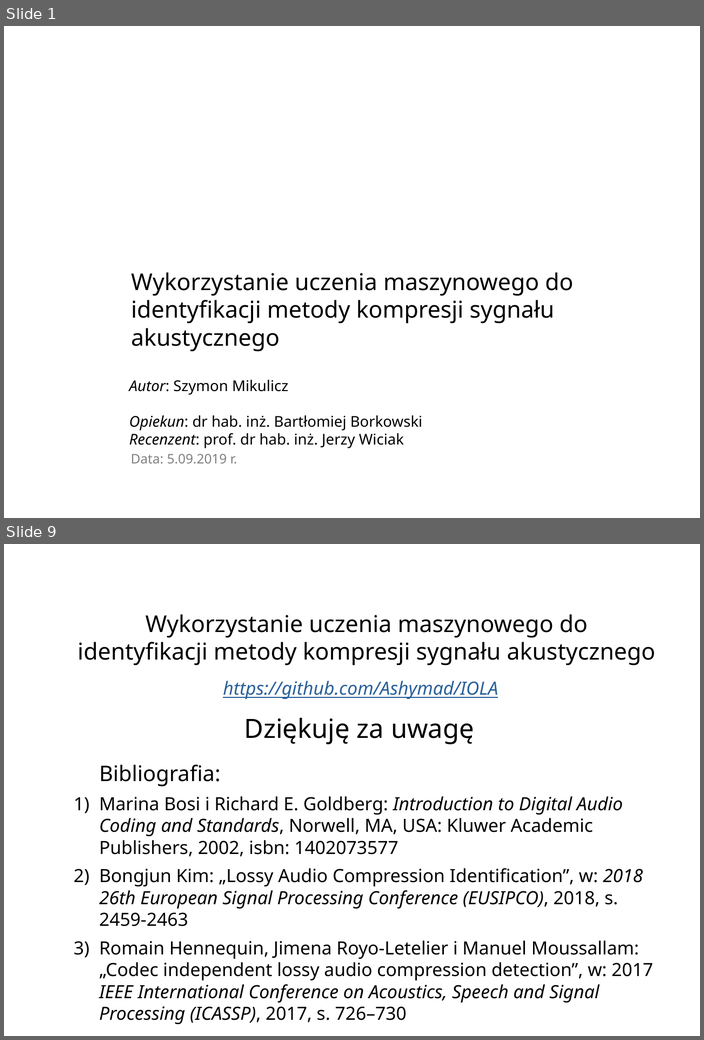
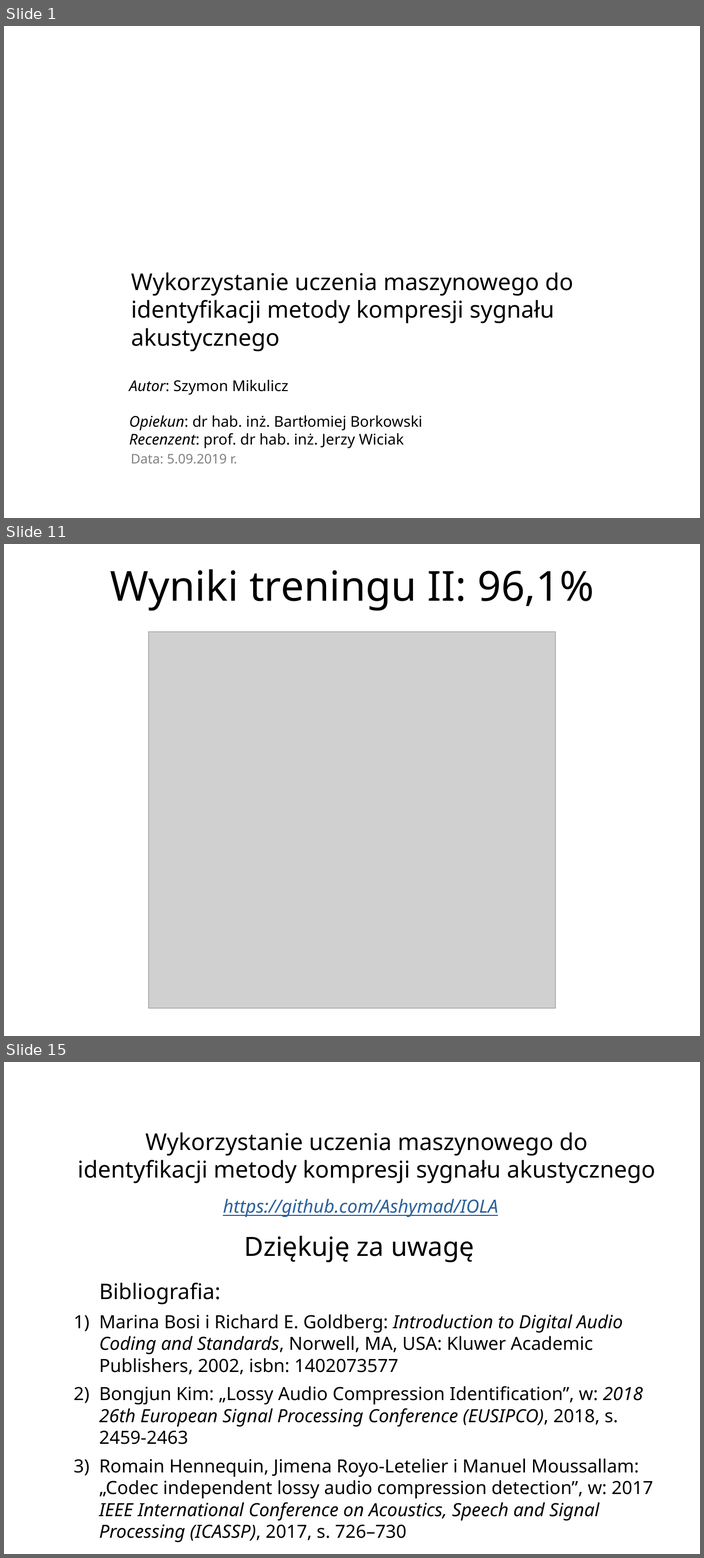
Before and after one commit to Ashymad/IOLA, a slide deck: prez/IOLAv3.odp. Shown one above the other, each under a label of ours: slides 1 and 9 before the commit, slides 1, 11 and 15 after it; the slides between them are not shown. The pictures are 704x1040 and 704x1558 pixels, drawn with LibreOffice and Linux fonts; fonts in the diff are those of the drawing; grey boxes stand for pictures; background and template pictures are left out. Boxes give left, top, right and bottom in pixels: in the first picture for what was removed or moved away, otherwise in the second. Text is boxed around its words. In the diff, an @@ line names an element or a change of style, - is before the commit and + after.

```diff
--- a/prez/IOLAv3.odp
+++ b/prez/IOLAv3.odp
@@ slide 11 added at <box>4,544,700,1036</box>, background picture (left out) @@
@@ title added at <box>110,569,594,611</box>, 50 pt, text #000000 @@
+Wyniki treningu II: 96,1%
@@ picture added at <box>148,632,555,1008</box> @@
@@ what was slide 9 is now slide 15 @@
```
Also in this commit, not shown: 2 slides changed, 9 other slides added, 4 slides removed, 1 other file.
